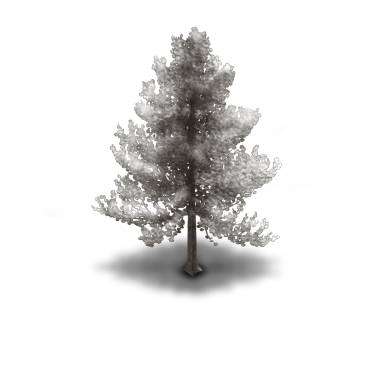
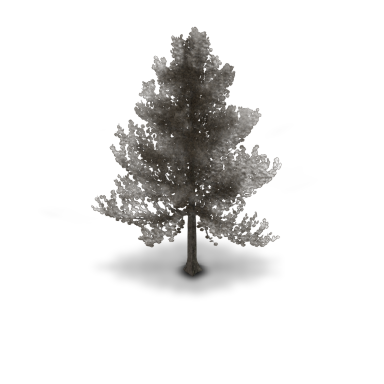
Layers edited between the first and the second 384px x 384px image:
painted on "Copy" over left=126, top=37, right=249, bottom=276
"Hue/Saturation 1 copy 5": opacity 100% → 43%, painted on it over left=91, top=27, right=282, bottom=276
"Hue/Saturation 6 copy": opacity 55% → 25% over left=90, top=247, right=284, bottom=301
"Hue/Saturation 6": opacity 55% → 25% over left=90, top=231, right=284, bottom=287
